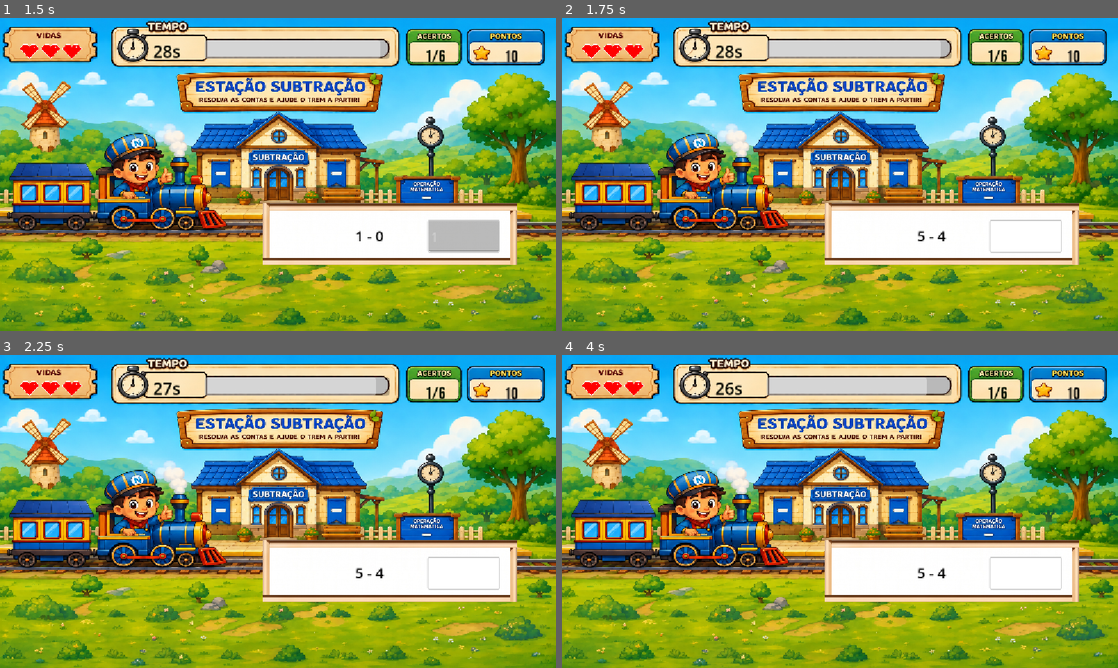
Above: before the commit, frames 1-4 (two rows, left to right).
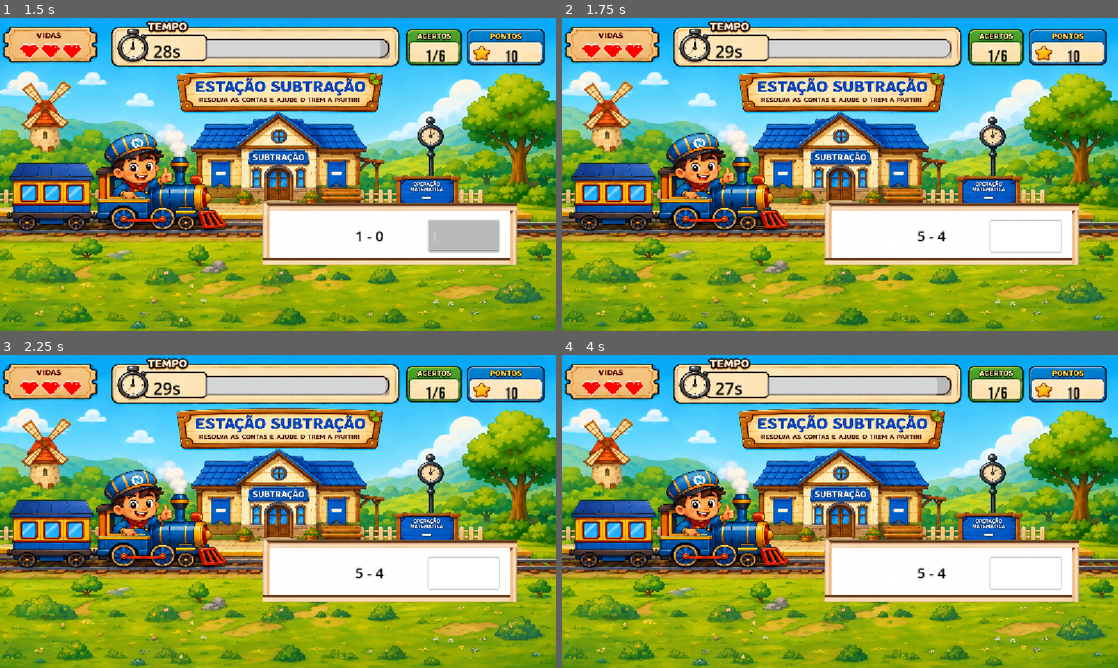
Above: after the commit, the same moments.

Repository: YuuZacK/ExpressoNumerico
Game: Godot game, scene res://cenas/niveis/estacao-subtracao.tscn
Same seed, same stepped clock (60 frames per second), same inputs: the game is played once before the commit and once after it. This scene is started directly instead of the project's main scene.
Inputs (mouse positions are in pixels of both pictures, inside the frame that each line leads up to):
- Up to frame 1 (1.5 s): click (461, 237) at 0.52 s; type "12" at 0.6 s; tap Enter at 1.25 s; move the mouse to (400, 158) at 1.27 s
- Up to frame 2 (1.75 s): no input
- Up to frame 3 (2.25 s): move the mouse to (166, 527) at 2.02 s
- Up to frame 4 (4 s): tap Space at 2.75 s; move the mouse to (895, 442) at 2.77 s; tap Enter at 3.5 s; move the mouse to (812, 574) at 3.52 s

Frame 1 is identical in both runs. In frame 2, 0.1% of the frame differs, in the area x 29-70%, y 7-14%; in frame 3, 0.1%; in frame 4, 0.2%, in the area x 29-68%, y 7-14%.

Commit message:
feat: padroniza o cronômetro, implementa rota dinâmica no Global e corrige transições para a tela de vitória

Diff:
--- a/cenas/niveis/estacao_divisao.gd
+++ b/cenas/niveis/estacao_divisao.gd
@@ -79,6 +79,9 @@
 		if not is_inside_tree():
 			return
 
+		# Reinicia o tempo total para a próxima conta
+		hud.tempo_atual = hud.tempo_maximo
+
 		indice_atual += 1
 		carregar_nivel_atual()
 
--- a/cenas/niveis/estacao_multiplicacao.gd
+++ b/cenas/niveis/estacao_multiplicacao.gd
@@ -20,7 +20,6 @@
 
 func carregar_perguntas() -> void:
 	for i in max_niveis:
-		# Na multiplicação, podemos usar números de 1 a 10 livremente
 		var valor1: int = randi_range(1, 10)
 		var valor2: int = randi_range(1, 10)
 
@@ -53,13 +52,11 @@
 	if aguardando_transicao:
 		return
 
-	# Filtro para números inteiros
 	if not new_text.is_valid_int() and new_text != "":
 		caixa_resposta.text = new_text.left(-1)
 		caixa_resposta.caret_column = caixa_resposta.text.length()
 		return
 
-	# Validação da resposta
 	if new_text != "" and new_text.to_int() == int(nivel_atual["resultado"]):
 		aguardando_transicao = true
 		caixa_resposta.editable = false
@@ -67,17 +64,17 @@
 		Global.pontos += 10
 		Global.acertos += 1
 
-		# Calcula o tempo usado nesta conta e soma no valor global
 		var tempo_usado = hud.tempo_maximo - hud.tempo_atual
 		Global.tempo_gasto += int(tempo_usado)
 
 		hud.atualizar_pontos(Global.pontos)
 		hud.atualizar_acertos(Global.acertos, niveis.size())
 
-		# Pausa de 1 segundo para feedback visual
 		await get_tree().create_timer(1.0).timeout
 		if not is_inside_tree():
 			return
+
+		hud.tempo_atual = hud.tempo_maximo
 
 		indice_atual += 1
 		carregar_nivel_atual()
@@ -88,6 +85,7 @@
 	caixa_calculo.text = "Parabéns!!!"
 	print("Fase de multiplicação concluída com sucesso!")
 
-	await get_tree().create_timer(1.2).timeout
-	if is_inside_tree():
-		get_tree().change_scene_to_file("res://cenas/niveis/tela_vitoria.tscn")
+	# Grava o trilho para a próxima fase (Divisão) antes de abrir a vitória
+	Global.proxima_estacao = "res://cenas/niveis/estacao-divisao.tscn"
+
+	get_tree().change_scene_to_file("res://cenas/niveis/tela_vitoria.tscn")
--- a/cenas/niveis/estacao_soma_lvl_1_conta_6.gd
+++ b/cenas/niveis/estacao_soma_lvl_1_conta_6.gd
@@ -25,4 +25,7 @@
 		# Faz o código "esperar" 1 segundo para a criança ver o número
 		await get_tree().create_timer(1.0).timeout
 
+		# Grava o trilho para a próxima fase antes de abrir a vitória
+		Global.proxima_estacao = "res://cenas/niveis/estacao-subtracao.tscn"
+
 		get_tree().change_scene_to_file("res://cenas/niveis/tela_vitoria.tscn")
--- a/cenas/niveis/estacao_subtracao.gd
+++ b/cenas/niveis/estacao_subtracao.gd
@@ -65,7 +65,7 @@
 
 		# Pausa de 1 segundo para visualização da resposta
 		await get_tree().create_timer(1.0).timeout
-		hud.atualizar_tempo(99.9) # Mantido conforme seu script original
+		hud.tempo_atual = hud.tempo_maximo
 
 		# Avança para a próxima conta
 		indice_atual += 1
@@ -78,4 +78,7 @@
 	caixa_calculo.text = "Parabéns!!!"
 	print("Fase concluída com sucesso!")
 
+	# Grava o trilho para a próxima fase antes de abrir a vitória
+	Global.proxima_estacao = "res://cenas/niveis/estacao-multiplicacao.tscn"
+
 	get_tree().change_scene_to_file("res://cenas/niveis/tela_vitoria.tscn")
--- a/cenas/niveis/tela_vitoria.gd
+++ b/cenas/niveis/tela_vitoria.gd
@@ -21,13 +21,19 @@
 	valor_tempo.text = str(Global.tempo_gasto) + "s"
 
 func _on_botao_jogar_novamente_pressed():
-	Global.pontos = 0
-	Global.acertos = 0
-	Global.vidas = 3
-	Global.tempo_gasto = 0
-	get_tree().change_scene_to_file("res://cenas/niveis/estacao_soma_lvl1.tscn")
+	# Verifica se existe um trilho salvo para a próxima fase
+	if Global.proxima_estacao != "":
+		get_tree().change_scene_to_file(Global.proxima_estacao)
+	else:
+		# Se não houver próxima estação, volta ao menu e limpa o progresso
+		Global.pontos = 0
+		Global.acertos = 0
+		Global.vidas = 3
+		Global.tempo_gasto = 0
+		get_tree().change_scene_to_file("res://cenas/menu/menu_principal.tscn")
 
 func _on_botao_menu_principal_pressed():
+	# Zera tudo ao abandonar a partida pelo menu
 	Global.pontos = 0
 	Global.acertos = 0
 	Global.vidas = 3
--- a/global.gd
+++ b/global.gd
@@ -4,3 +4,4 @@
 var acertos = 0
 var vidas = 3
 var tempo_gasto = 0
+var proxima_estacao: String = ""
